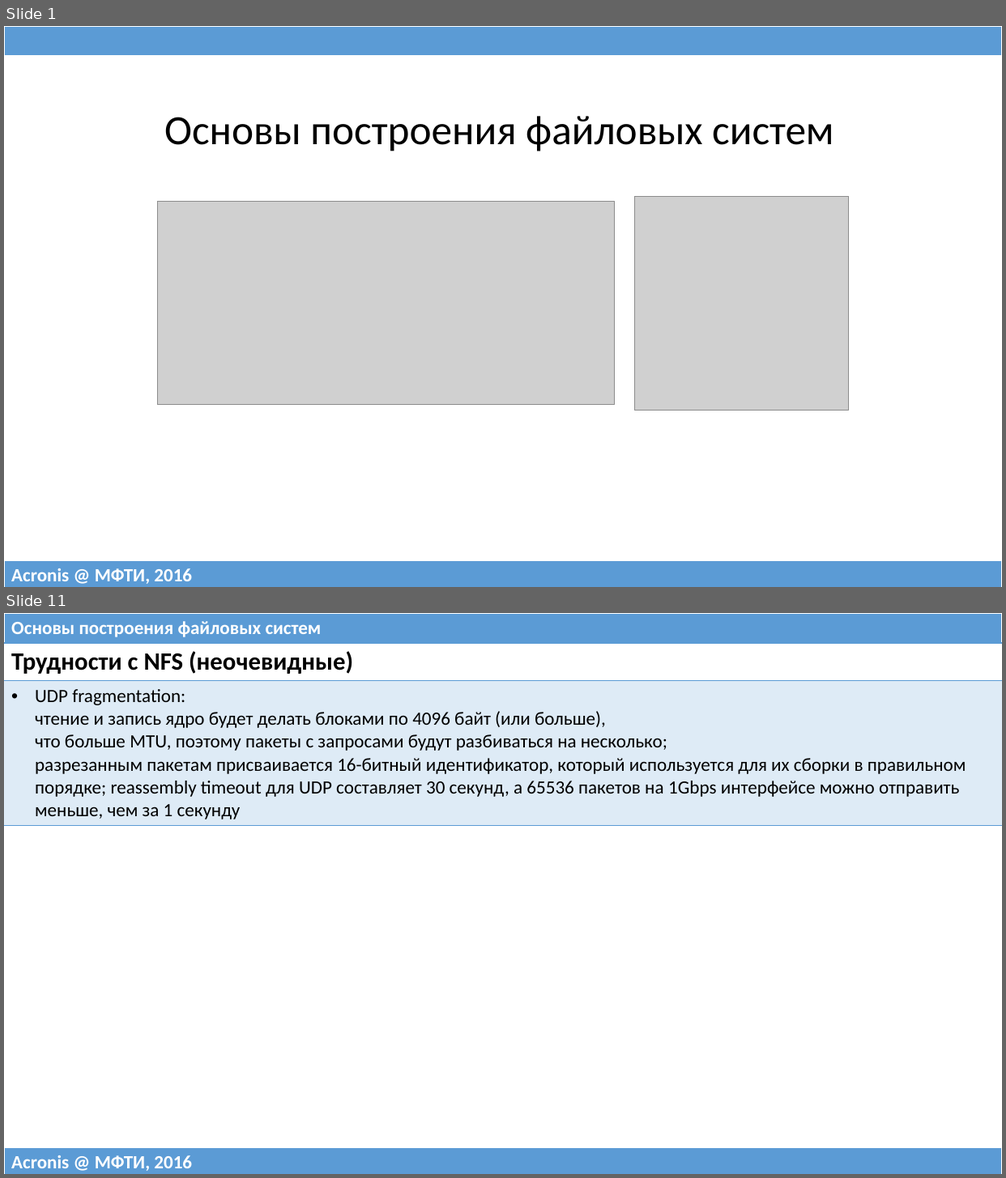
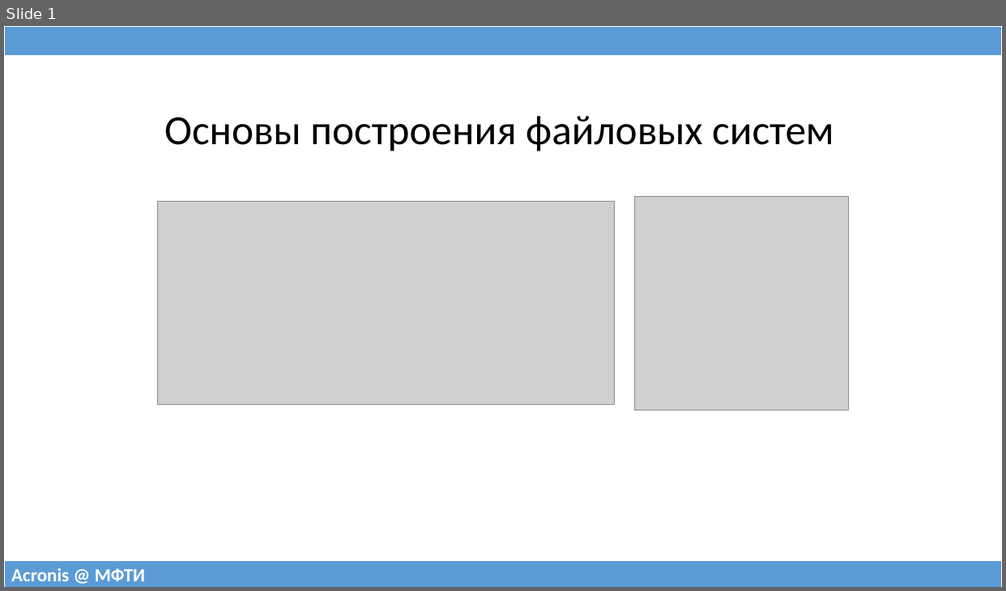
Before and after one commit to 75cc8545e7b021ed280ed0ef99fc7fc4/filesystems-101, a slide deck: talks/src/class10.pptx. Shown one above the other, each under a label of ours: slides 1 and 11 before the commit, slide 1 after it; the slides between them are not shown. The pictures are 1006x1178 and 1006x591 pixels, drawn with LibreOffice and Linux fonts; fonts in the diff are those of the drawing; grey boxes stand for pictures. Boxes give left, top, right and bottom in pixels: in the first picture for what was removed or moved away, otherwise in the second. Text is boxed around its words. In the diff, an @@ line names an element or a change of style, - is before the commit and + after.

```diff
--- a/talks/src/class10.pptx
+++ b/talks/src/class10.pptx
@@ slide 11 removed at bbox=[4, 613, 1002, 1174], background #FFFFFF @@
@@ table removed at bbox=[4, 613, 1002, 643], 1 rows, 1 columns @@
-Основы построения файловых систем
@@ table removed at bbox=[4, 643, 1002, 823], 2 rows, 1 columns @@
-Трудности с NFS (неочевидные)
-UDP fragmentation: чтение и запись ядро будет делать блоками по 4096 байт (или больше), что больше MTU, поэтому пакеты с запросами будут разбиваться на несколько; разрезанным пакетам присваивается 16-битный идентификатор, который используется для их сборки в правильном порядке; reassembly timeout для UDP составляет 30 секунд, а 65536 пакетов на 1Gbps интерфейсе можно отправить меньше, чем за 1 секунду
@@ table removed at bbox=[4, 1148, 1002, 1174], 1 rows, 1 columns @@
-Acronis @ МФТИ, 2016
@@ slide 1 changed as well @@
@@ table at bbox=[4, 561, 1002, 587] @@
-row 1, column 1: Acronis @ МФТИ, 2016
+row 1, column 1: Acronis @ МФТИ
```
Also in this commit, not shown: 2 other slides changed, 31 slides added, 12 other slides removed, 1 other file.
